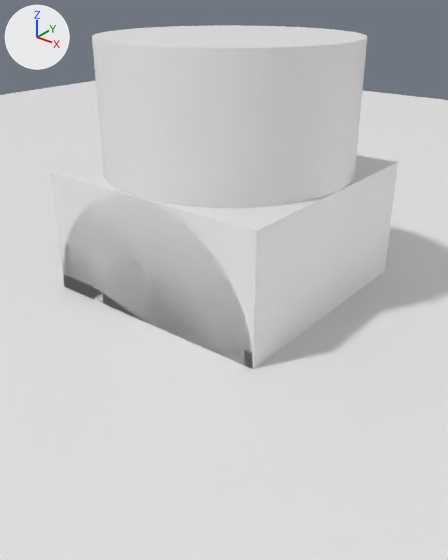
The FBX model editor/assets/primitives.fbx: old version first, new version second.
Both versions are drawn from a 50 mm lens placed at (152.0, -193.0, 119.0), pointed at (-1.0, -1.0, 0.0). Lighting does not change. The marker at upper left points along +X, +Y and +Z. Where no turn or scale is listed for an object, it has been applied to the vertices.
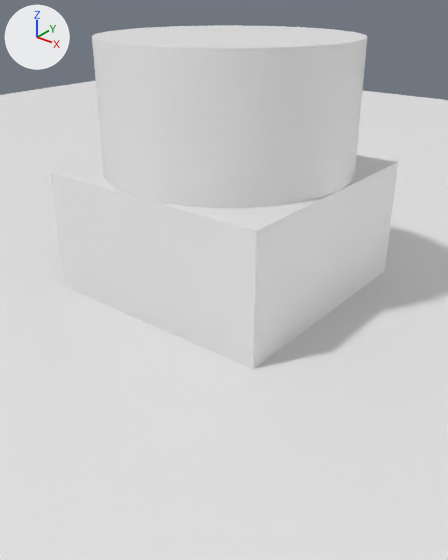
The change, as a diff of the scene's bpy script:
```diff
--- a/editor/assets/primitives.fbx.py
+++ b/editor/assets/primitives.fbx.py
@@ ob_cone @@
 ob_cone.location = (0.0, 0.0, 0.0)
+ob_cone.rotation_euler = (1.571, 0.0, 0.0)  # degrees (90, 0, 0)
```

Boxes [x1, y1, x2, y2] around the edits, measured in the pictures (448 x 560 px):
'cone', turned (not visible afterwards)
    before: [63, 195, 253, 369]
